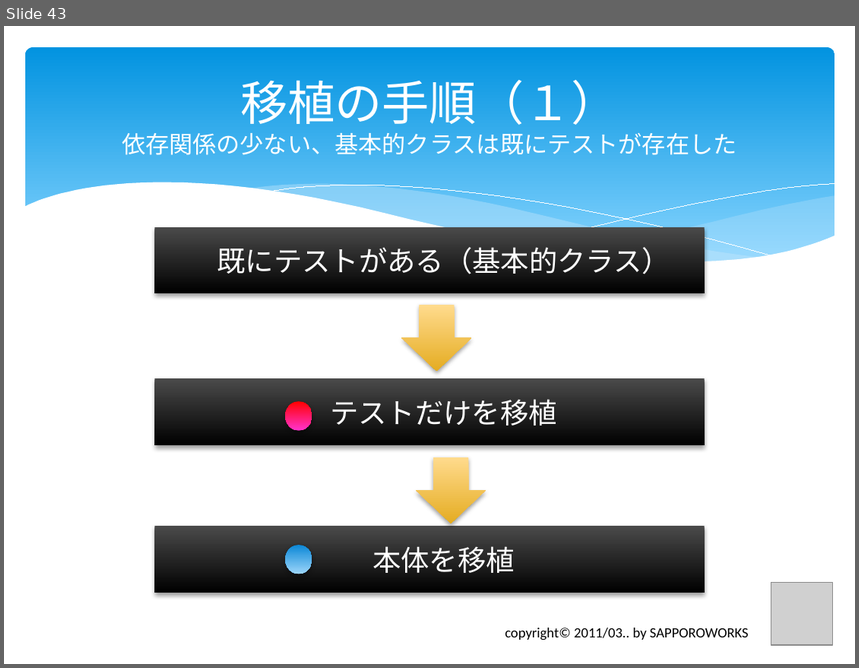
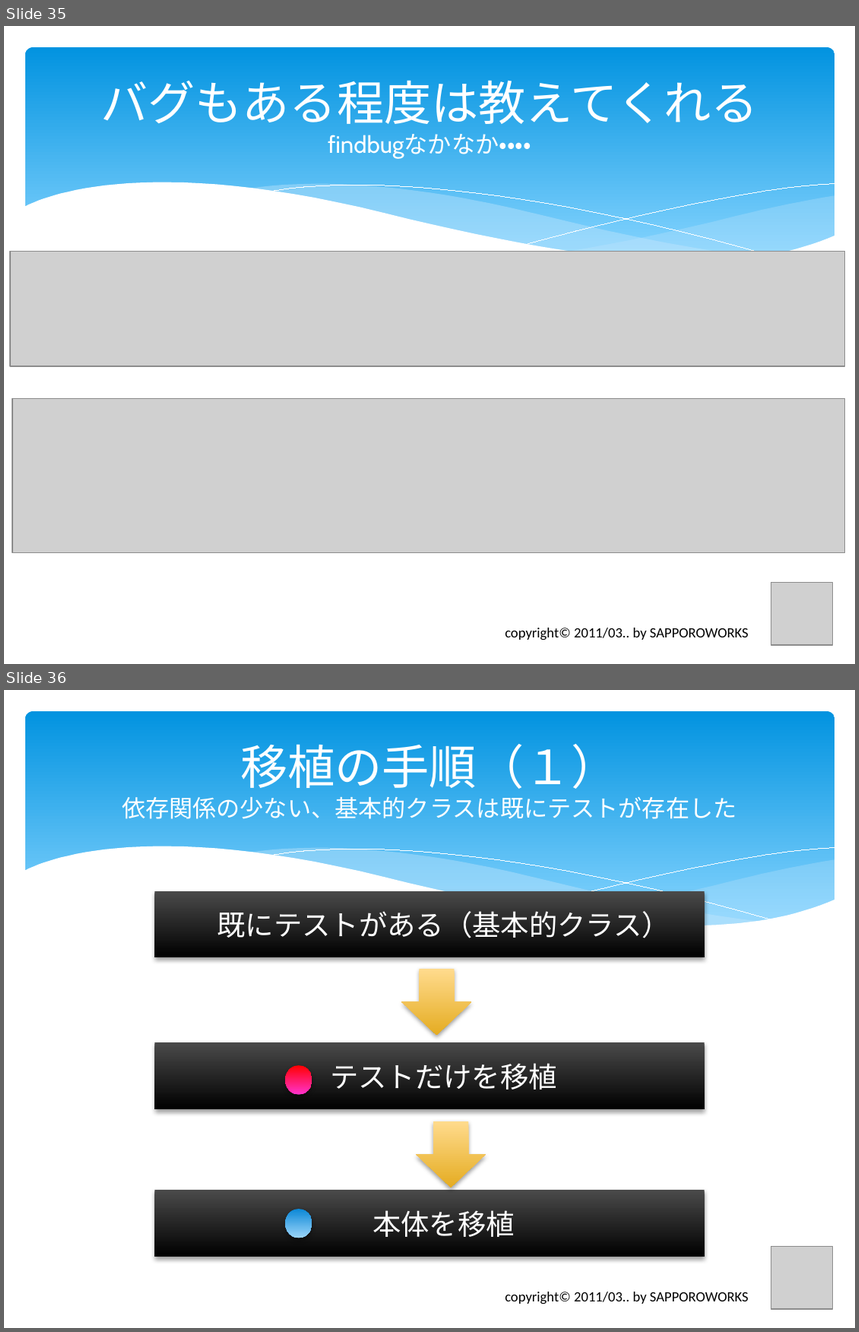
Before and after one commit to furuya02/clrh78, a slide deck: C# から Java へのプログラム移植で体験したTDDの効果は？.pptx. Shown one above the other, each under a label of ours: slide 43 before the commit, slides 35 and 36 after it. The pictures are 859x668 and 859x1332 pixels, drawn with LibreOffice and Linux fonts; fonts in the diff are those of the drawing; grey boxes stand for pictures. Boxes give left, top, right and bottom in pixels: in the first picture for what was removed or moved away, otherwise in the second. Text is boxed around its words. In the diff, an @@ line names an element or a change of style, - is before the commit and + after.

```diff
--- a/C# から Java へのプログラム移植で体験したTDDの効果は？.pptx
+++ b/C# から Java へのプログラム移植で体験したTDDの効果は？.pptx
@@ slide 35 added at [4,26,855,664], background #FFFFFF; not listed: 6 template elements that a slide beside it also shows @@
@@ title added at [101,80,758,159], 20 pt, text #FFFFFF @@
+バグもある程度は教えてくれる
+findbugなかなか・・・・
@@ picture added at [10,252,845,366] @@
@@ picture added at [12,399,845,553] @@
@@ picture added at [772,582,833,645] @@
@@ text added at [505,628,749,641], 12 pt, text #000000 @@
+copyright© 2011/03.. by SAPPOROWORKS
@@ what was slide 43 is now slide 36 @@
```
Also in this commit, not shown: 12 slides changed, 22 other slides added.
